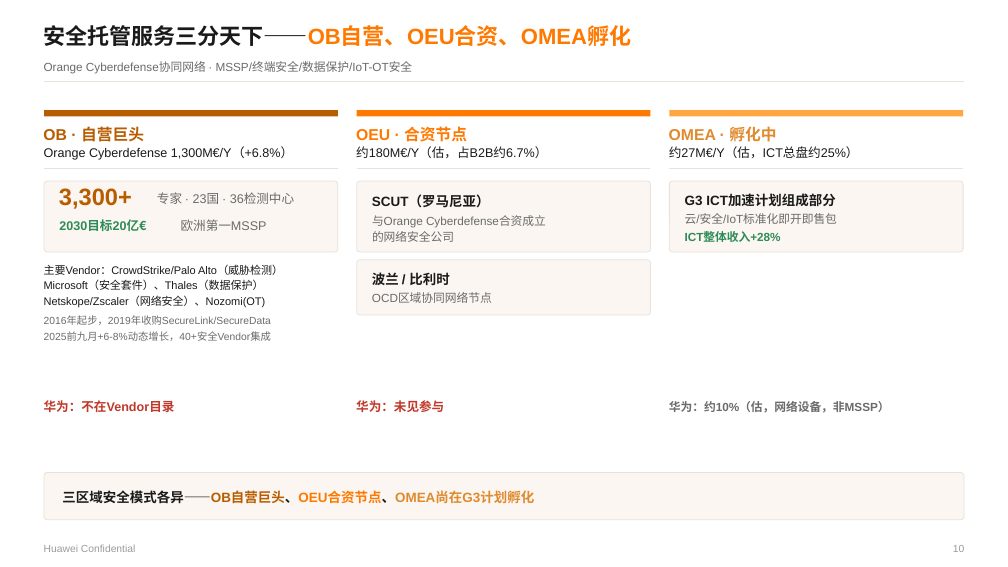
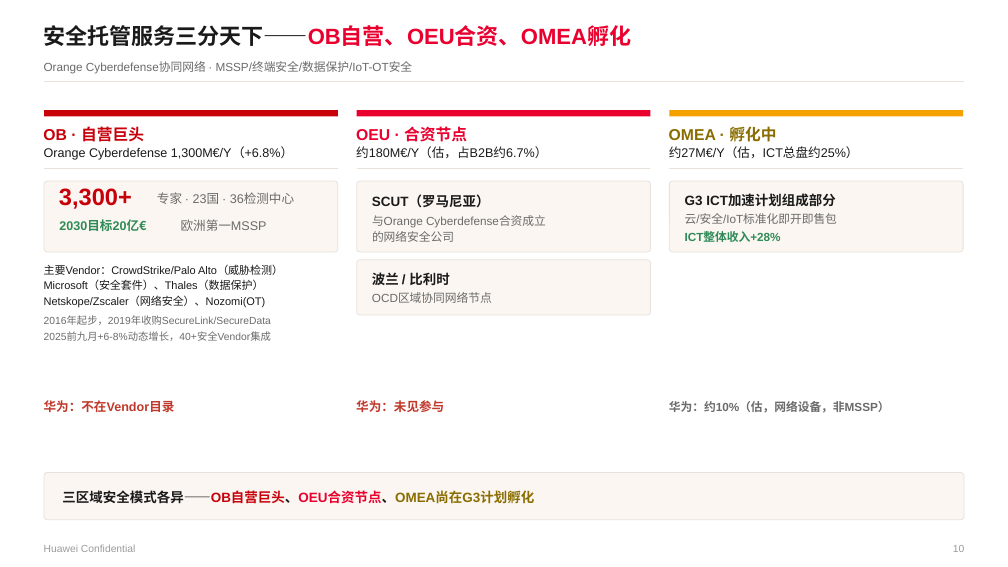
Before and after one commit to Chaoding1215/Claude, a slide deck: slide 10 of reference/Orange Business 三大区域B2B业务洞察 20260703.pptx. Drawn at 1008x567 pixels with LibreOffice and Linux fonts; fonts in the diff are those of the drawing. Boxes give left, top, right and bottom in pixels: in the first picture for what was removed or moved away, otherwise in the second. Text is boxed around its words. In the diff, an @@ line names an element or a change of style, - is before the commit and + after.

```diff
--- a/reference/Orange Business 三大区域B2B业务洞察 20260703.pptx
+++ b/reference/Orange Business 三大区域B2B业务洞察 20260703.pptx
@@ text "安全托管服务三分天下——OB自营、OEU合资、OMEA孵化" at bbox=[43, 25, 631, 46]: text colour #FF7900 to #E9002F in "安全托管服务三分天下——OB自营、OEU合资、OMEA孵化" @@
@@ rectangle at bbox=[44, 110, 338, 116]: fill #B85C00 to #C7000A @@
@@ rectangle at bbox=[357, 110, 651, 116]: fill #FF7900 to #E9002F @@
@@ rectangle at bbox=[669, 110, 963, 116]: fill #FFA640 to #F4A100 @@
@@ text "OB · 自营巨头" at bbox=[43, 126, 144, 142]: text colour #B85C00 to #C7000A @@
@@ text "OEU · 合资节点" at bbox=[356, 126, 467, 142]: text colour #FF7900 to #E9002F @@
@@ text "OMEA · 孵化中" at bbox=[669, 126, 776, 142]: text colour #E08A2E to #8A6D00 @@
@@ text "3,300+" at bbox=[59, 188, 132, 209]: text colour #B85C00 to #C7000A @@
@@ text "三区域安全模式各异——OB自营巨头、OEU合资节点、OMEA尚在G3计划孵化" at bbox=[62, 490, 534, 504]: text colour #B85C00 to #C7000A, text colour #FF7900 to #E9002F, text colour #E08A2E to #8A6D00 in "三区域安全模式各异——OB自营巨头、OEU合资节点、OMEA尚在G3计划孵化" @@
```
Also in this commit, not shown: 15 other slides changed, 30 other files.
